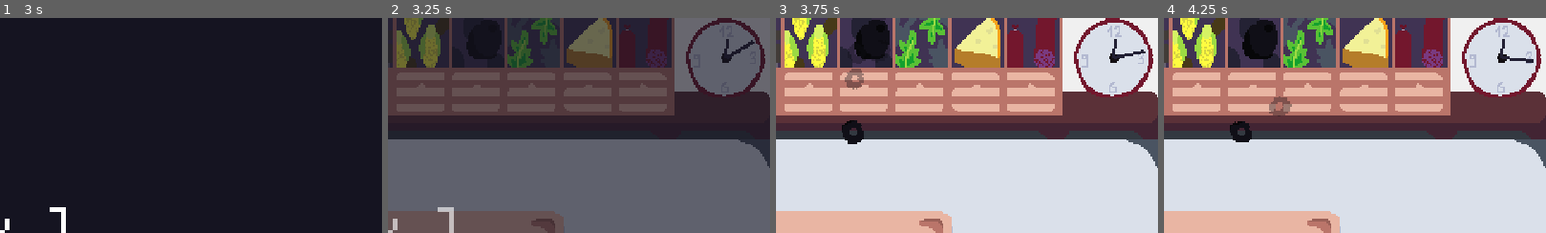
Above: before the commit, frames 1-4 (left to right).
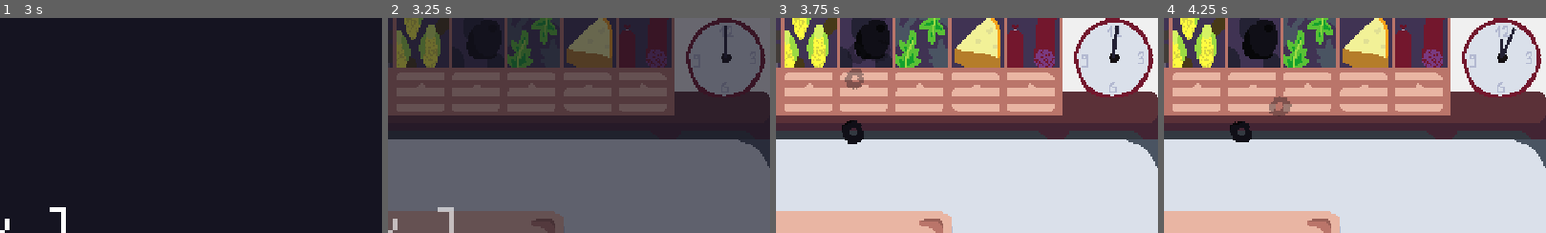
Above: after the commit, the same moments.

Repository: martindzejky/pizza-game
Game: Godot game, scene res://scenes/start.tscn
Same seed, same stepped clock (60 frames per second), same inputs: the game is played once before the commit and once after it.
Inputs (mouse positions are % of the whole screen's width and height, from its top left):
- Up to frame 1 (3 s): click "Start" at 0.5 s; click "Start" at 1.25 s; tap Enter at 2 s; move the mouse to (72, 45) at 2.02 s; click (72, 45) at 2.17 s; tap Space at 2.75 s; move the mouse to (30, 55) at 2.77 s; click (30, 55) at 2.92 s
- Up to frame 2 (3.25 s): no input
- Up to frame 3 (3.75 s): move the mouse to (60, 28) at 3.52 s; click (60, 28) at 3.67 s
- Up to frame 4 (4.25 s): no input
The pictures show only the part of the screen within x 50-100%, y 2-52%; the shares and areas given below are measured in that part.

Frame 1 is identical in both runs. In frame 2, 0.2% of the frame differs, in the area x 88-96%, y 3-18%; in frame 3, 0.2%; in frame 4, 0.3%, in the area x 88-97%, y 4-21%.

Commit message:
pause for a little and play a sound when the day ends

Diff:
--- a/autoload/sounds.tscn
+++ b/autoload/sounds.tscn
@@ -16,6 +16,7 @@
 [ext_resource type="AudioStream" uid="uid://dcx838q3vu3t7" path="res://sounds/preview.wav" id="13_mg5q5"]
 [ext_resource type="AudioStream" uid="uid://djtf6hko1opj2" path="res://sounds/hover.wav" id="15_spe23"]
 [ext_resource type="AudioStream" uid="uid://cydw3dum22ut1" path="res://sounds/click.wav" id="16_kmydp"]
+[ext_resource type="AudioStream" uid="uid://c6qsx4jkgxfxv" path="res://sounds/day-end.wav" id="17_rcxgn"]
 
 [node name="sounds" type="Node2D"]
 
@@ -68,3 +69,6 @@
 [node name="click" type="AudioStreamPlayer" parent="."]
 stream = ExtResource("16_kmydp")
 volume_db = -10.0
+
+[node name="dayEnd" type="AudioStreamPlayer" parent="."]
+stream = ExtResource("17_rcxgn")
--- a/objects/clock/clock.gd
+++ b/objects/clock/clock.gd
@@ -8,6 +8,20 @@
     # reset carried items
     Hand.reset()
 
+    # stop the animation of the hands
+    get_parent().get_node("smallHandAnimation").stop()
+    get_parent().get_node("largeHandAnimation").stop()
+
+    # fail all remaining orders
+    get_tree().call_group("order", "fail")
+
+    # pause
+    get_tree().paused = true
+
+    # play a sounds and wait a little
+    Effects.sound("dayEnd")
+    await get_tree().create_timer(3).timeout
+
     # submit pizza on the plate if there's any
     get_tree().call_group("plate", "submitPizza")
     # finalize all animating orders
--- a/objects/clock/clock.tscn
+++ b/objects/clock/clock.tscn
@@ -209,7 +209,6 @@
 autostart = true
 
 [node name="smallHandAnimation" type="AnimationPlayer" parent="."]
-process_mode = 3
 root_node = NodePath("../clock-object")
 autoplay = "smallHand"
 libraries = {
@@ -217,7 +216,6 @@
 }
 
 [node name="largeHandAnimation" type="AnimationPlayer" parent="."]
-process_mode = 3
 root_node = NodePath("../clock-object")
 autoplay = "largeHand"
 libraries = {
--- a/ui/end-btn.gd
+++ b/ui/end-btn.gd
@@ -10,7 +10,6 @@
     # finalize all animating orders
     get_tree().call_group("order-animating", "finalizeOrder")
 
-    get_tree().paused = false
     Transitions.transitionTo("res://scenes/end.tscn", "Day ended")
 
     Effects.sound("click")
Not shown: 1 places in autoload/sounds.tscn that only renumber resources
Not shown, added: sounds/day-end.wav.import
Not shown, added: sounds/day-end.wav
Not shown, changed: sounds/project.sunvox
